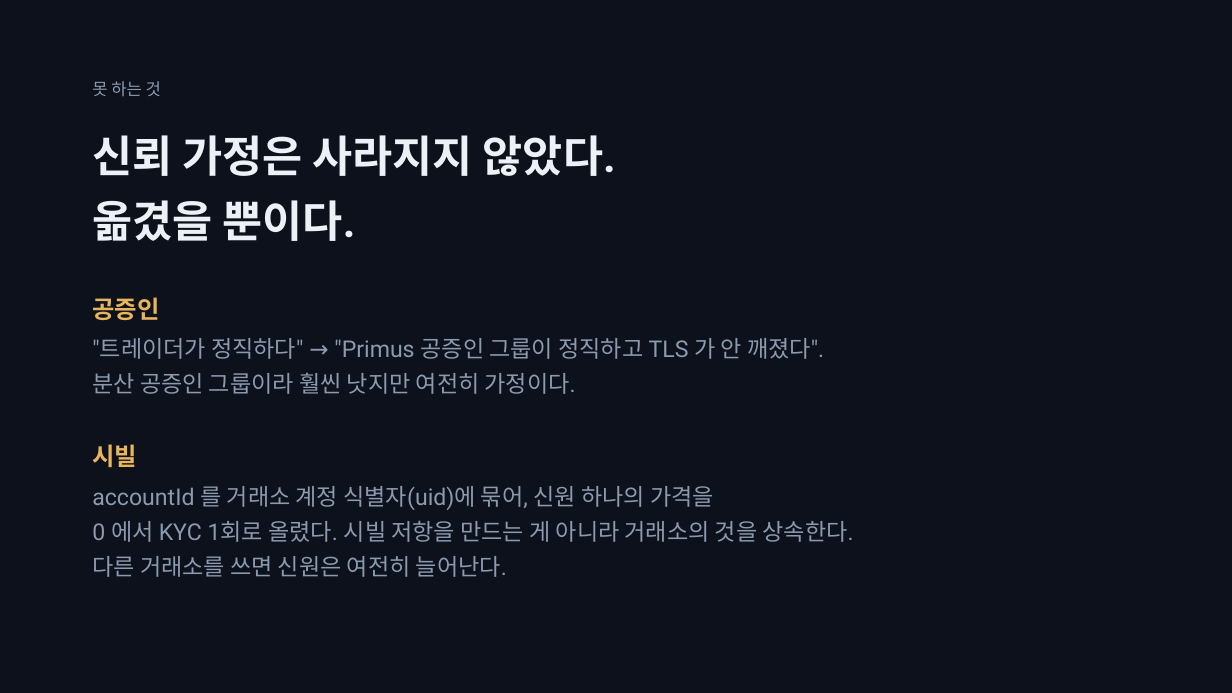
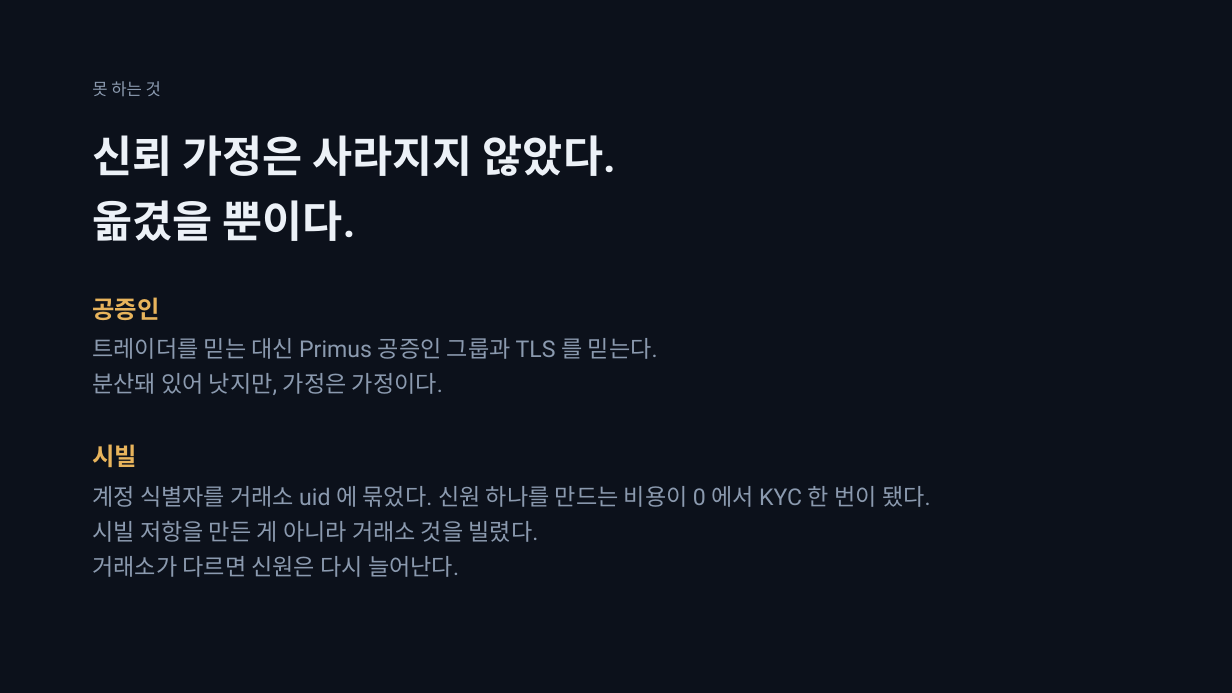
Before and after one commit to SeoDongOk/proof-of-track-record, a slide deck: slide 14 of deck/proof-of-track-record.pptx. Drawn at 1232x693 pixels with LibreOffice and Linux fonts; fonts in the diff are those of the drawing. Boxes give left, top, right and bottom in pixels: in the first picture for what was removed or moved away, otherwise in the second. Text is boxed around its words. In the diff, an @@ line names an element or a change of style, - is before the commit and + after.

```diff
--- a/deck/proof-of-track-record.pptx
+++ b/deck/proof-of-track-record.pptx
@@ text at box(92, 338, 658, 395): text changed @@
-"트레이더가 정직하다" → "Primus 공증인 그룹이 정직하고 TLS 가 안 깨졌다".
-분산 공증인 그룹이라 훨씬 낫지만 여전히 가정이다.
+트레이더를 믿는 대신 Primus 공증인 그룹과 TLS 를 믿는다.
+분산돼 있어 낫지만, 가정은 가정이다.
@@ text at box(92, 486, 931, 577): text changed @@
-accountId 를 거래소 계정 식별자(uid)에 묶어, 신원 하나의 가격을
-0 에서 KYC 1회로 올렸다. 시빌 저항을 만드는 게 아니라 거래소의 것을 상속한다.
-다른 거래소를 쓰면 신원은 여전히 늘어난다.
+계정 식별자를 거래소 uid 에 묶었다. 신원 하나를 만드는 비용이 0 에서 KYC 한 번이 됐다.
+시빌 저항을 만든 게 아니라 거래소 것을 빌렸다.
+거래소가 다르면 신원은 다시 늘어난다.
```
Also in this commit, not shown: 14 other slides changed, 15 other files.
